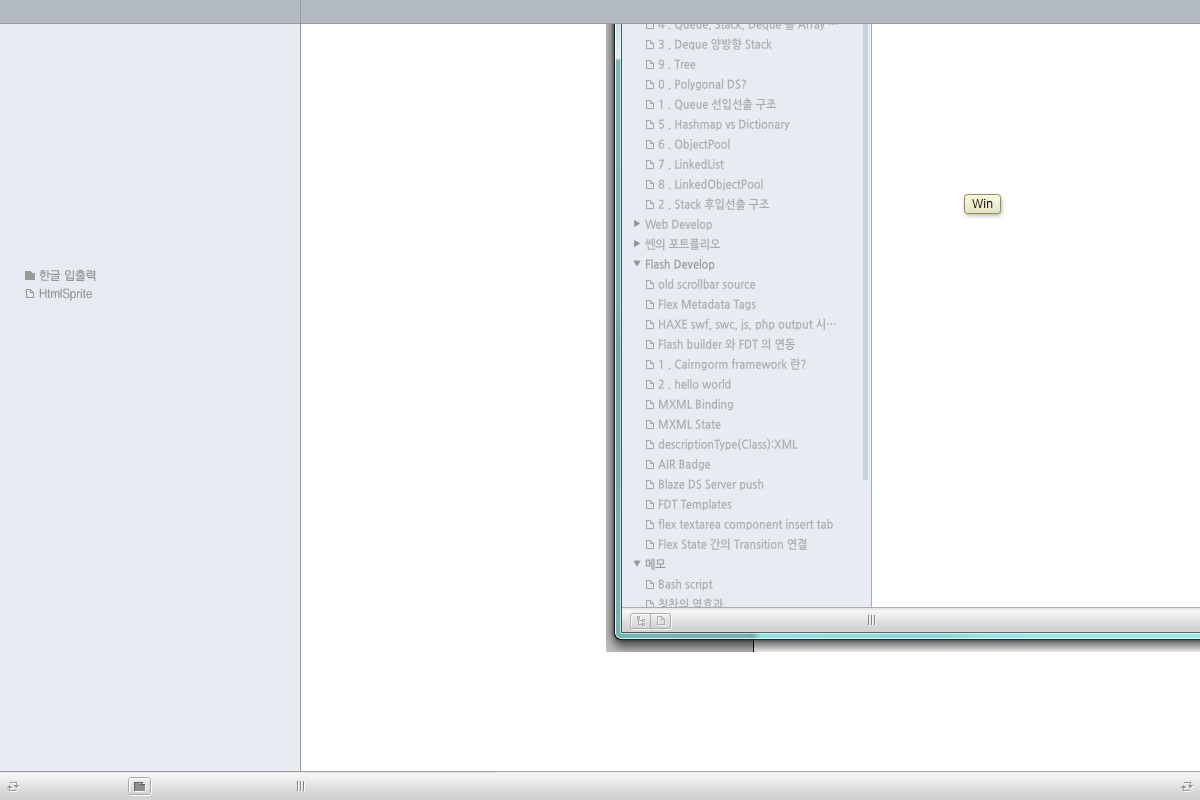
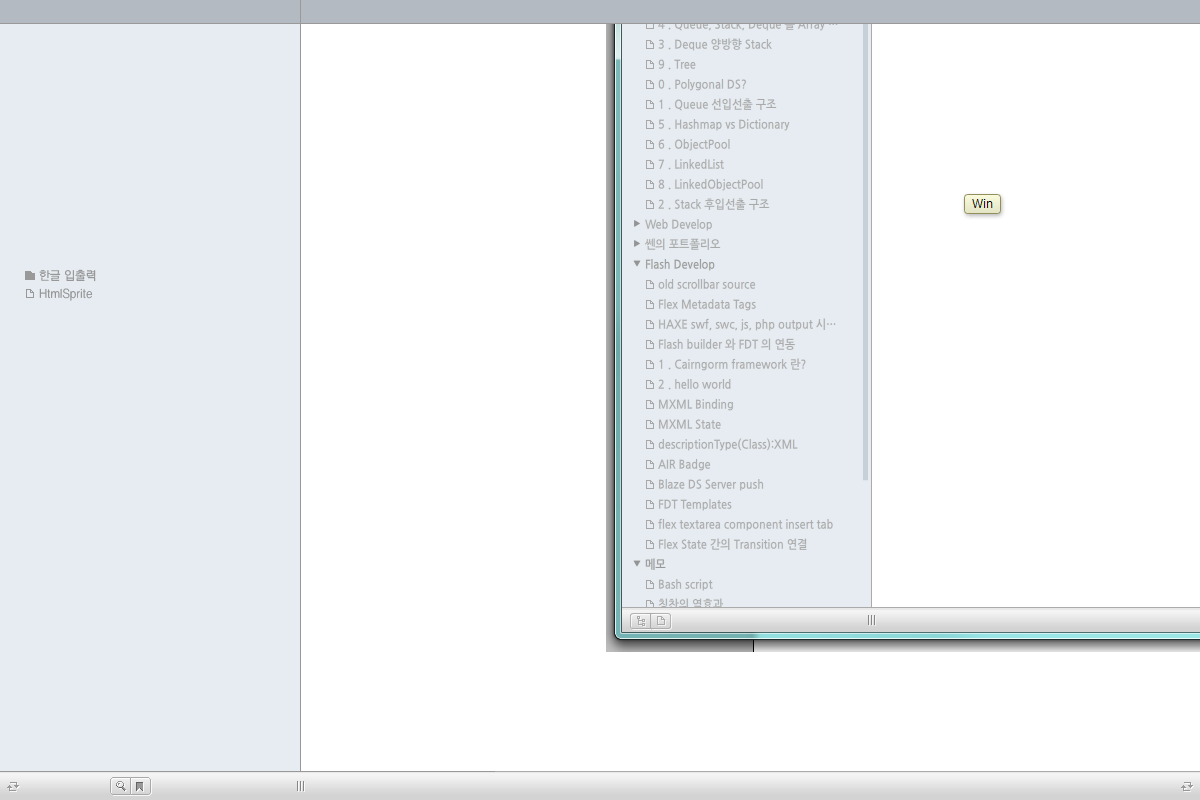
Comparing the layer stacks of the two 1200 × 800 images. Changes:
added group "Group 3" with 33 layers above "Background" over bbox(110, 777, 152, 796)
moved "bottom" into group "Group 3" over bbox(110, 777, 152, 796)
hid group "Group 2 copy" (3 layers) over bbox(126, 777, 152, 796)
added group "Group 2 copy 2" with 2 layers in group "bottom" over bbox(110, 777, 152, 796)
added layer "Layer 7 copy 2" in group "Group 2 copy 2" over bbox(110, 777, 152, 796)
hid group "Group 2" (3 layers) over bbox(110, 777, 152, 796)
painted on "Layer 7" over bbox(110, 777, 134, 796)
painted on "Layer 5" over bbox(110, 777, 131, 795)
moved "left" into group "Group 3" over bbox(110, 777, 152, 796)
